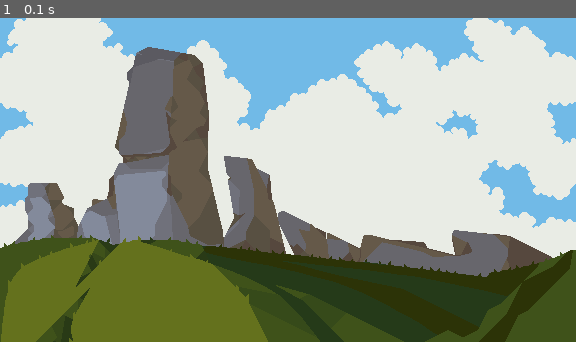
Above: before the commit, frame 1.
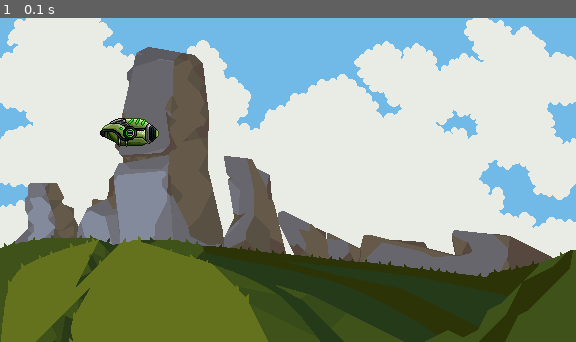
Above: after the commit, the same moment.

Repository: Luca13-cmyk/ln-pygame
Game: pygame game, started from main.py
The game is run twice, just before and just after one commit, with the same random seed, the same clock (stepped at 60 frames per second) and the same inputs.
Inputs:
- Up to frame 1 (0.1 s): no input

The runs differ from the first frame. In frame 1, 0.7% of the frame differs, in the area x 17-28%, y 30-40%.

Commit message:
show player1

Diff:
--- a/main.py
+++ b/main.py
@@ -14,10 +14,12 @@
 window: Surface = pygame.display.set_mode(size=(W_WIDTH, W_HEIGHT))
 
 # Carregar imagem e gerar uma superficie
-bg_surf: Surface = pygame.image.load('./asset/bg.png')
+bg_surf: Surface = pygame.image.load('./asset/bg.png').convert_alpha()
+player1_surf: Surface = pygame.image.load('./asset/player1.png').convert_alpha()
 
 # Desenhar na janela
 window.blit(source=bg_surf, dest=(0, 0))
+window.blit(source=player1_surf, dest=(100, 100))
 
 # Atualizar a janela
 pygame.display.flip()
Binary file added: asset/player1.png
